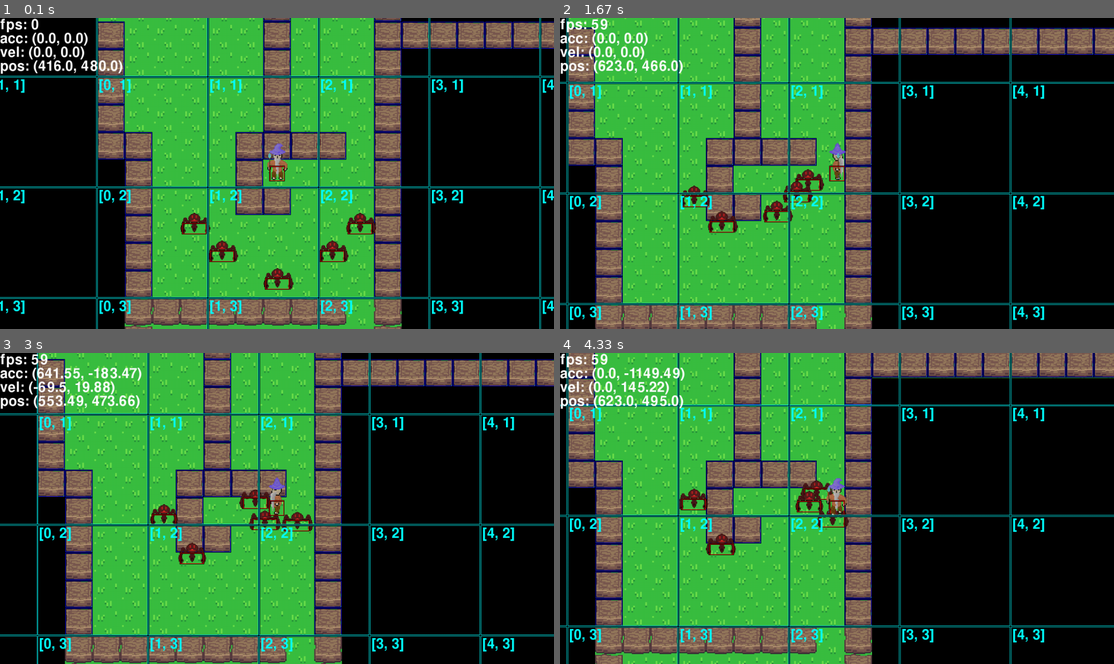
Above: before the commit, frames 1-4 (two rows, left to right).
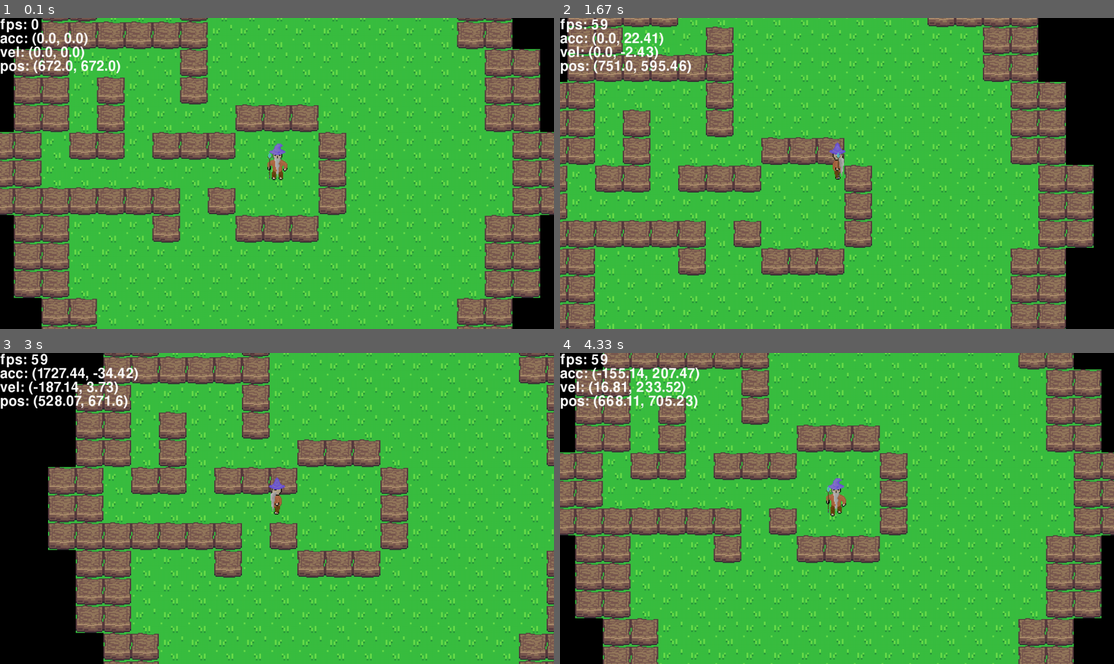
Above: after the commit, the same moments.

Repository: TheCreeper669/Projet_ISN
Game: pygame game, started from __main__.py
Same seed, same stepped clock (60 frames per second), same inputs: the game is played once before the commit and once after it.
Inputs:
- Up to frame 1 (0.1 s): no input
- Up to frame 2 (1.67 s): hold Right 0.33-0.8 s; hold Up 0.83-1.13 s; hold Right 1.17-1.63 s
- Up to frame 3 (3 s): hold Left 1.67-2.2 s; hold Down 2.23-2.53 s; hold Left 2.57-2.97 s
- Up to frame 4 (4.33 s): hold Up 3-3.37 s; hold Right 3.4-4.03 s; hold Down from 4.07 s (still down)

The runs differ from the first frame. In frame 1, 68% of the frame differs, in the area x 0-100%, y 0-100%; in frame 2, 68%; in frame 3, 73%; in frame 4, 74%.

Commit message:
begin ice spells

Diff:
--- a/data/jsons/biomes/test.json
+++ b/data/jsons/biomes/test.json
@@ -5,7 +5,7 @@
 		"-": "grass"
 	},
 	"sprites": {
-		"w": [ "terrain", "FakeWall" ]
+		"f": [ "terrain", "FakeWall" ]
 	},
 	"entities": {
 		"p": [ "player", "Player" ],
--- /dev/null
+++ b/data/maps/maze.map
@@ -0,0 +1,21 @@
+         fff
+      fffWWWfff
+   fffWWW---WWWfff
+  fWWW---------WWWf
+  fW---W---------Wf
+  fWWWWW---------Wf
+ fW----W----------Wf
+ fW-W--W----------Wf
+ fW-W----WWW------Wf
+fW-WW-WWW---W------Wf
+fW--------p-W------Wf
+fWWWWWW-W---W------Wf
+ fW---W--WWW------Wf
+ fW---------------Wf
+ fW---------------Wf
+  fW-------------Wf
+  fW-------------Wf
+  fW-----------WWWf
+   fffWWW---WWWfff
+      fffWWWfff
+         fff
--- a/data/maps/spider_test.map
+++ b/data/maps/spider_test.map
@@ -10,7 +10,7 @@
  W-s-----sW
  W--s---s-W
  W----s---W
- wwwwwwww-w
- w--------w
- w--------w
- wwwwwwwwww
+ ffffffff-f
+ f--------f
+ f--------f
+ ffffffffff
--- a/data/maps/test.map
+++ b/data/maps/test.map
@@ -10,7 +10,7 @@
  W--------W
  W--------W
  W--------W
- wwwwwwww-w
- w--------w
- w--------w
- wwwwwwwwww
+ ffffffff-f
+ f--------f
+ f--------f
+ ffffffffff
--- a/data/settings.json
+++ b/data/settings.json
@@ -5,10 +5,12 @@
 	"title": "[Projet ISN]",
 	"icon": "256.png",
 	"keyboard": "default",
-	"draw_submap_info": true,
-	"draw_hitbox": true,
+	"draw_submap_info": false,
+	"draw_hitbox": false,
 	"generation_length": 16,
 	"tile_size": 64,
-	"submap_size": 4,
-	"off_screen_alive": 4
+	"submap_size": 2,
+	"off_screen_alive": 4,
+	"mapname": "maze",
+	"biome": "test"
 }
--- a/entities/__init__.py
+++ b/entities/__init__.py
@@ -3,3 +3,4 @@
 import entities.player as player
 import entities.terrain as terrain
 import entities.mob as mob
+import entities.spell as spell
--- a/entities/base.py
+++ b/entities/base.py
@@ -96,7 +96,7 @@
 
 
 class Sprite(pgp.pg.sprite.Sprite):
-	def __init__(self, game, pos= vec(0), submap= None):
+	def __init__(self, game, pos, submap= None):
 		pgp.pg.sprite.Sprite.__init__(self)
 		self.game = game
 		self.game.groups["sprites"].add(self)
@@ -135,7 +135,7 @@
 
 class Hitbox(Sprite):
 	def __init__(self, sprite, rpos= (1 / 2, 1 / 2), coef= (1, 1), color= RED):
-		Sprite.__init__(self, sprite.game)
+		Sprite.__init__(self, sprite.game, vec(0))
 		self.sprite = sprite
 		self.game.groups["hitboxs"].add(self)
 		self.rpos = vec(rpos)
@@ -182,7 +182,7 @@
 	return orientation
 
 class Entity(Sprite):
-	def __init__(self, game, submap, pos= vec(0)):
+	def __init__(self, game, submap, pos):
 		Sprite.__init__(self, game, pos, submap)
 		self.game.groups["entities"].add(self)
 		self.acc = vec(0)
@@ -228,11 +228,11 @@
 				#print("posdiff {}".format(posdiff))
 				diff = vec(0)
 				if posdiff.x >= 0:
-					diff.x = posdiff.x - (other.hitbox.image.size[0] + self.hitbox.image.size[0]) / 2 + 1
+					diff.x = posdiff.x - (other.hitbox.image.size[0] + self.hitbox.image.size[0]) / 2
 				else:
 					diff.x = posdiff.x + (other.hitbox.image.size[0] + self.hitbox.image.size[0]) / 2
 				if posdiff.y >= 0:
-					diff.y = posdiff.y - (other.hitbox.image.size[1] + self.hitbox.image.size[1]) / 2 + 1
+					diff.y = posdiff.y - (other.hitbox.image.size[1] + self.hitbox.image.size[1]) / 2
 				else:
 					diff.y = posdiff.y + (other.hitbox.image.size[1] + self.hitbox.image.size[1]) / 2
 				#print("diff {}".format(diff))
@@ -246,12 +246,12 @@
 					self.vel.x = 0
 					if self.acc.x * diff.x < 0:
 						self.acc.x = 0
-					self.pos.x += diff.x
+					self.pos.x += diff.x + (posdiff.x >= 0)
 				if valid.y:
 					#print("y", end= "")
 					self.vel.y = 0
 					if self.acc.y * diff.y < 0:
 						self.acc.y = 0
-					self.pos.y += diff.y
+					self.pos.y += diff.y + (posdiff.y >= 0)
 				#print("\n")
 				self.update_pos()
--- a/entities/mob.py
+++ b/entities/mob.py
@@ -3,7 +3,7 @@
 import entities.base as entities
 
 class Spider(entities.Entity):
-	def __init__(self, game, submap, pos= vec(0)):
+	def __init__(self, game, submap, pos):
 		entities.Entity.__init__(self, game, submap, pos)
 		self.game.groups["mobs"].add(self)
 		self.game.groups["mobs"].add(self)
@@ -12,7 +12,7 @@
 		self.friction_coef = -8
 		self.force_coef = -self.friction_coef * 128
 		#max_speed = abs(self.force_coef / self.friction_coef)
-		self.follow_range = self.game.tile_size * 7
+		self.follow_range = self.game.tile_size * 16
 		self.attack_range = self.game.tile_size
 		self.attacking = False
 		self.moving = False
--- a/entities/player.py
+++ b/entities/player.py
@@ -3,7 +3,7 @@
 import entities.base as entities
 
 class Player(entities.Entity):
-	def __init__(self, game, submap, pos= vec(0)):
+	def __init__(self, game, submap, pos):
 		entities.Entity.__init__(self, game, submap, pos)
 		self.game.groups["players"].add(self)
 		self.game.player = self
@@ -11,6 +11,7 @@
 		self.image = entities.Anim(self.game, DIR_IMAGE_ENTITIES + "player/", (self.game.tile_size * 2, self.game.tile_size * 2))
 		self.hitbox = entities.Hitbox(self, (1 / 2, 5 / 7), (2 / 7, 2 / 7), color= RED)
 		self.motion_orientation = vec(0)
+		self.weapon_orientation = vec(0)
 		self.friction_coef = -self.game.tile_size / 8
 		self.force_coef = -self.friction_coef * self.game.tile_size * 4
 		#max_speed = abs(self.force_coef / self.friction_coef)
@@ -20,3 +21,6 @@
 		self.forces += self.motion_orientation * self.force_coef
 		entities.Entity.update(self)
 		self.image.update(self.motion_orientation != vec(0), self.motion_orientation)
+		self.weapon_orientation = entities.get_orientation(self.game.keys, self.game.keyboard, *K_WEAPON)
+		if self.weapon_orientation != vec(0):
+			pass
--- /dev/null
+++ b/entities/spell.py
@@ -0,0 +1,27 @@
+import pygamepp as pgp
+from vars import *
+import entities.base as entities
+
+class IceSpell(entities.Entity):
+	def __init__(self, game, submap, pos, owner):
+		entities.Entity.__init__(self, game, submap, pos)
+		self.game.groups["spells"].add(self)
+		self.owner = owner
+		self.image = entities.Image(pgp.pg.transform.scale(pgp.pg.image.load(DIR_IMAGE_ENTITIES + "ice_spell.png"), (self.game.tile_size / 2, self.game.tile_size / 2)))
+		self.hitbox = entities.Hitbox(self, (1 / 2, 1 / 2), (2 / 7, 2 / 7), color= RED)
+		self.motion_orientation = vec(0)
+		self.friction_coef = -self.game.tile_size / 256
+		self.force_coef = self.game.tile_size * 4
+		#max_speed = abs(self.force_coef / self.friction_coef)
+
+	def update(self):
+		self.motion_orientation = entities.get_orientation(self.game.keys, self.game.keyboard, *K_MOTION)
+		self.forces += self.motion_orientation * self.force_coef
+		entities.Entity.update(self)
+		self.image.update(self.motion_orientation != vec(0), self.motion_orientation)
+
+	def collision(self, other):
+		entities.Entity.collision(self, other)
+		if other is not self.owner:
+			other.forces += self.vel.length() * self.mass
+			self.kill()
--- a/entities/terrain.py
+++ b/entities/terrain.py
@@ -5,7 +5,7 @@
 
 
 class FakeWall(entities.Sprite):
-	def __init__(self, game, pos= vec(0), submap= None):
+	def __init__(self, game, pos, submap):
 		entities.Sprite.__init__(self, game, pos, submap)
 		self.game.groups["fakewalls"].add(self)
 		self.image = entities.Image(pgp.pg.transform.scale(pgp.pg.image.load(DIR_IMAGE_SPRITES + "fakewall.png"), (self.game.tile_size, self.game.tile_size)))
@@ -13,20 +13,20 @@
 
 
 class Stationary(entities.Entity):
-	def __init__(self, game, submap, pos= vec(0)):
+	def __init__(self, game, submap, pos):
 		entities.Entity.__init__(self, game, submap, pos)
 		self.game.groups["stationaries"].add(self)
 		self.movable = False
 
 class Wall(Stationary):
-	def __init__(self, game, submap, pos= vec(0)):
+	def __init__(self, game, submap, pos):
 		Stationary.__init__(self, game, submap, pos)
 		self.game.groups["walls"].add(self)
 		self.image = entities.Image(pgp.pg.transform.scale(pgp.pg.image.load(DIR_IMAGE_ENTITIES + "wall.png"), (self.game.tile_size, self.game.tile_size)))
 		self.hitbox = entities.Hitbox(self, color= BLUE)
 
 class BigWall(Stationary):
-	def __init__(self, game, submap, pos= vec(0), size= vec(1, 1)):
+	def __init__(self, game, submap, pos, size= vec(1, 1)):
 		Stationary.__init__(self, game, submap, pos)
 		self.game.groups["walls"].add(self)
 		self.image = entities.Image(pgp.pg.transform.scale(pgp.pg.image.load(DIR_IMAGE_ENTITIES + "wall.png"), (self.game.tile_size, self.game.tile_size)))
--- a/game.py
+++ b/game.py
@@ -76,7 +76,7 @@
 														WHITE,
 														(0, 32 * 3))
 
-		self.map = Map(self, mapname= "spider_test", biome= "test")
+		self.map = Map(self, self.mapname, self.biome)
 
 		self.pause = False
 
@@ -113,6 +113,8 @@
 		self.submap_size = settings["submap_size"]
 		self.off_screen_alive = settings["off_screen_alive"]
 		self.generation_length = settings["generation_length"]
+		self.mapname = settings["mapname"]
+		self.biome = settings["biome"]
 
 	def loop(self):
 		self.dt = self.clock.tick(self.framerate)
@@ -165,7 +167,7 @@
 				elif event.key == pgp.pg.K_j:
 					self.draw_submap_info = not self.draw_submap_info
 				elif event.key == pgp.pg.K_k:
-					self.on_screen = list(vec(self.on_screen) * (1 / 2 if self.on_screen == self.res else 2))
+					self.on_screen = list(vec(self.on_screen) * (1 / 16 if self.on_screen == self.res else 16))
 					self.map.reset_followers()
 					self.map.reset_submaps_groups()
 				elif event.key == pgp.pg.K_ESCAPE:
--- a/map.py
+++ b/map.py
@@ -9,7 +9,7 @@
 
 class Tile(entities.Sprite):
 	def __init__(self, game, submap, image, x, y):
-		entities.Sprite.__init__(self, game)
+		entities.Sprite.__init__(self, game, vec(0))
 		self.submap = submap
 		self.image = image
 		self.image.topleft = x, y
@@ -56,7 +56,7 @@
 
 class Submap(entities.Sprite):
 	def __init__(self, m_map, x, y, empty= False):
-		entities.Sprite.__init__(self, m_map.game)
+		entities.Sprite.__init__(self, m_map.game, vec(0))
 		self.game.groups["submaps"].add(self)
 		self.submap_pos = vec(x // self.game.submap_size, y // self.game.submap_size)
 		self.pos = self.submap_pos * self.game.submap_size * self.game.tile_size
@@ -128,14 +128,14 @@
 		sprite.submap = None
 
 	def add_entity(self, entity):
-		print("entity {} added to {}".format(entity, self.submap_pos))
+		#print("entity {} added to {}".format(entity, self.submap_pos))
 		self.entities.add(entity)
 		if entity in self.game.groups["find_submap_entities"]:
 			self.game.groups["find_submap_entities"].remove(entity)
 		entity.submap = self
 
 	def remove_entity(self, entity):
-		print("entity {} removed from {}".format(entity, self.submap_pos))
+		#print("entity {} removed from {}".format(entity, self.submap_pos))
 		self.entities.remove(entity)
 		self.game.groups["find_submap_entities"].add(entity)
 		entity.submap = None
@@ -198,7 +198,7 @@
 
 class Follower(entities.Sprite):
 	def __init__(self, game, entity, size):
-		entities.Sprite.__init__(self, game)
+		entities.Sprite.__init__(self, game, vec(0))
 		self.image = entities.Image(pgp.pg.Surface(size))
 		self.entity = entity
 		self.image.center = self.entity.pos
@@ -219,8 +219,8 @@
 		self.create_submaps()
 		self.entity = self.game.player
 		self.rpos = self.entity.pos - vec(self.game.res) / 2
-		self.on_screen_follower = Follower(self.game, self.entity, self.game.on_screen)
-		self.alive_follower = Follower(self.game, self.entity, (self.game.on_screen[0] + self.game.tile_size * self.game.submap_size * self.game.off_screen_alive * 2, self.game.on_screen[1] + self.game.tile_size * self.game.submap_size * self.game.off_screen_alive * 2))
+		self.on_screen_follower = Follower(self.game, self.entity, vec(self.game.on_screen).elementwise() + self.game.tile_size * self.game.submap_size * 2)
+		self.alive_follower = Follower(self.game, self.entity, vec(self.game.on_screen).elementwise() + self.game.tile_size * self.game.submap_size * self.game.off_screen_alive * 2)
 		self.on_screen = pgp.pg.sprite.Group()
 		self.alive = pgp.pg.sprite.Group()
 		self.dead = self.game.groups["submaps"].copy()
@@ -238,8 +238,8 @@
 		self.virtual_entities = { entity: VirtualEntity(self, self.biome_entities[entity]) for entity in self.biome_entities }
 
 	def reset_followers(self):
-		self.on_screen_follower.image.size = self.game.on_screen
-		self.alive_follower.image.size = self.game.on_screen[0] + self.game.tile_size * self.game.submap_size * self.game.off_screen_alive * 2, self.game.on_screen[1] + self.game.tile_size * self.game.submap_size * self.game.off_screen_alive * 2
+		self.on_screen_follower.image.size = vec(self.game.on_screen).elementwise() + self.game.tile_size * self.game.submap_size * 2
+		self.alive_follower.image.size = vec(self.game.on_screen).elementwise() + self.game.tile_size * self.game.submap_size * self.game.off_screen_alive * 2
 
 	def reset_submaps_groups(self):
 		self.dead.add(self.on_screen)
Renamed: data/images/raw/esteban/pics de glace.png -> data/images/entities/ice_spell.png
